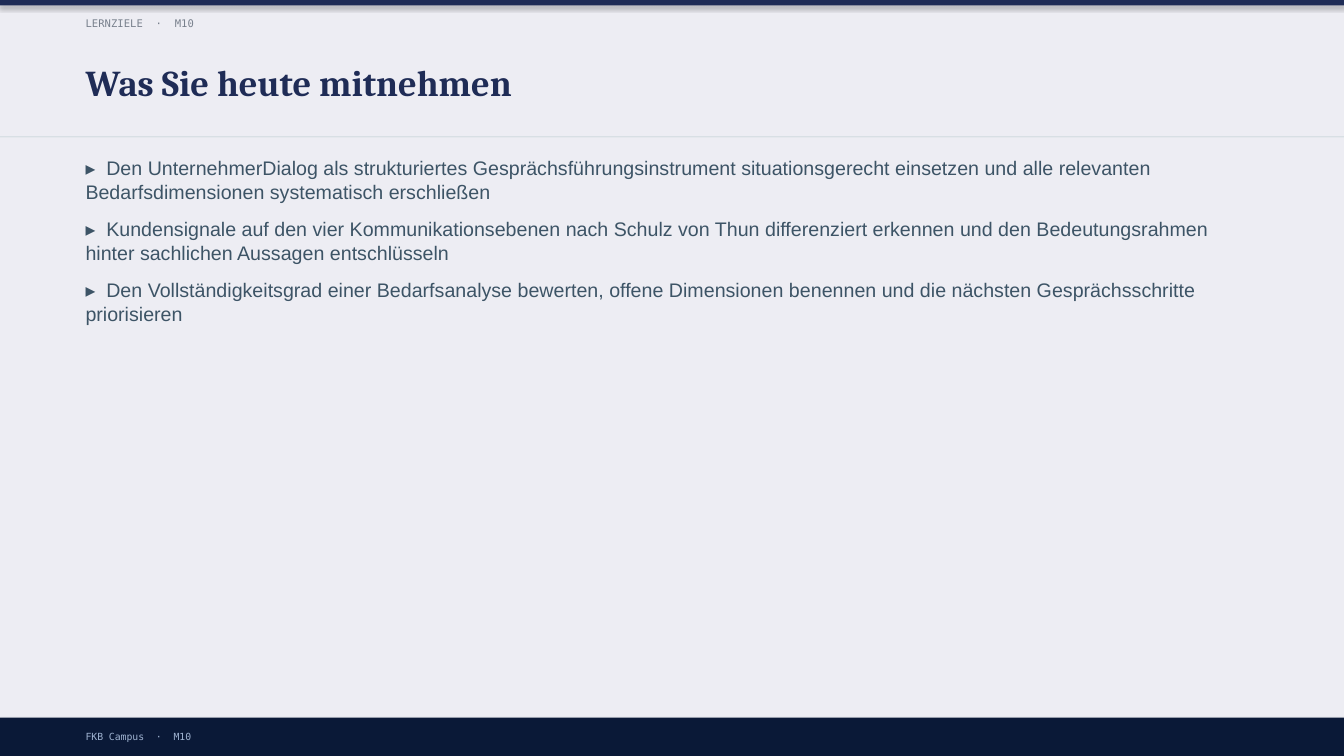
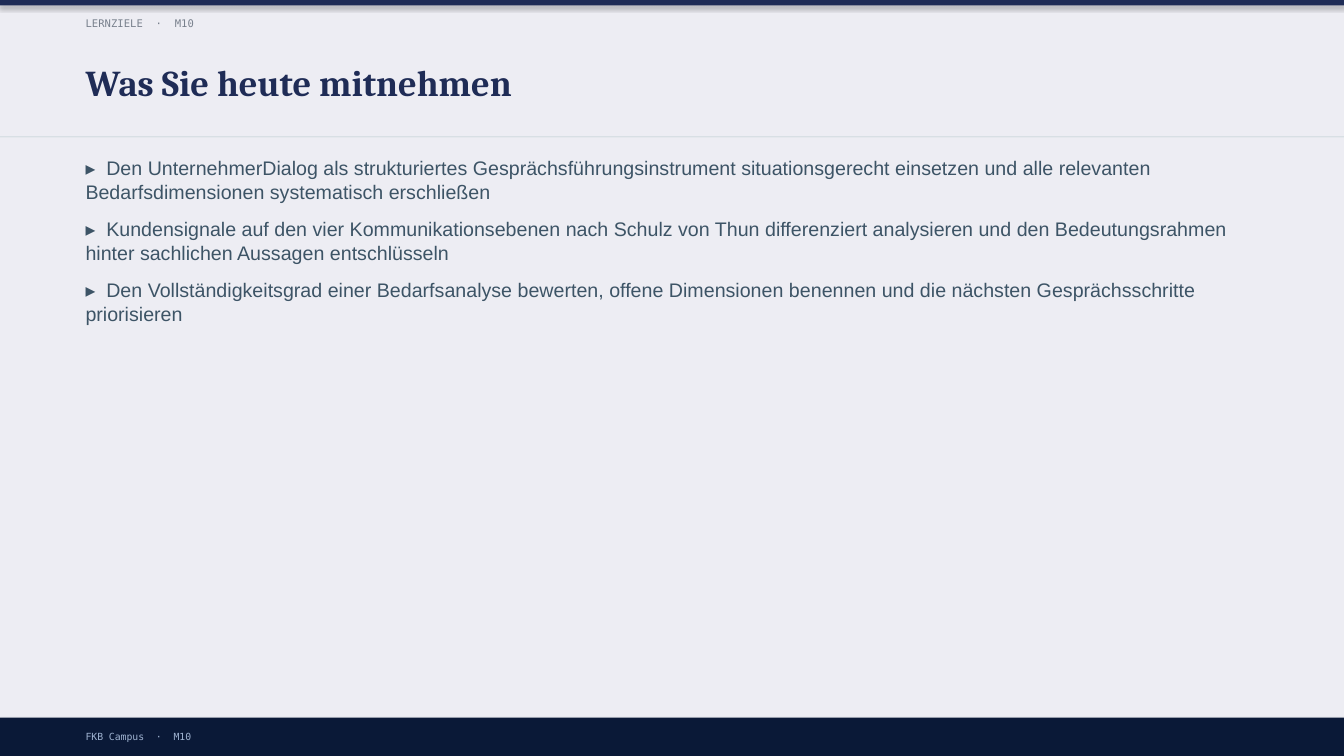
Before and after one commit to ck5rqc47pr-byte/firmenkundenakademie-online, a slide deck: slide 3 of protected-downloads/praesentation/M10.pptx. Drawn at 1344x756 pixels with LibreOffice and Linux fonts; fonts in the diff are those of the drawing. Boxes give left, top, right and bottom in pixels: in the first picture for what was removed or moved away, otherwise in the second. Text is boxed around its words. In the diff, an @@ line names an element or a change of style, - is before the commit and + after.

```diff
--- a/protected-downloads/praesentation/M10.pptx
+++ b/protected-downloads/praesentation/M10.pptx
@@ text at (86, 222, 1226, 264): text changed @@
-▸ Kundensignale auf den vier Kommunikationsebenen nach Schulz von Thun differenziert erkennen und den Bedeutungsrahmen hinter sachlichen Aussagen entschlüsseln
+▸ Kundensignale auf den vier Kommunikationsebenen nach Schulz von Thun differenziert analysieren und den Bedeutungsrahmen hinter sachlichen Aussagen entschlüsseln
```
Also in this commit, not shown: 1 other slide changed, 2 other files.
